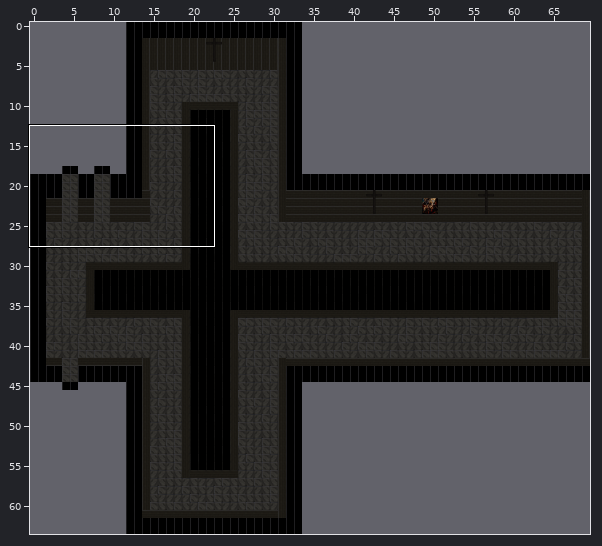
A Tiled map (JSON) gets an edit: assets/maps/map7.json. Above, an overview of the earlier version with the close-up marked.
Close-up. Before the edit:
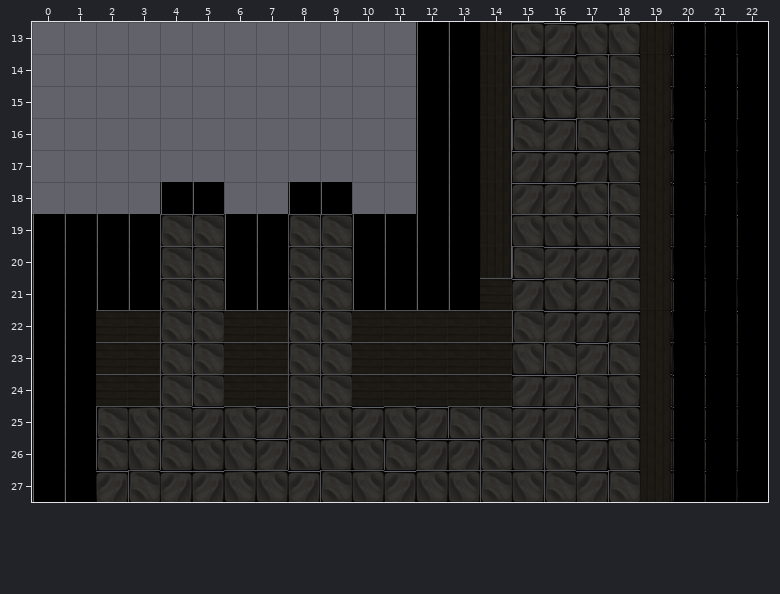
Cells are 32x32 px. Shown: x 0..22, y 13..27.
After the commit:
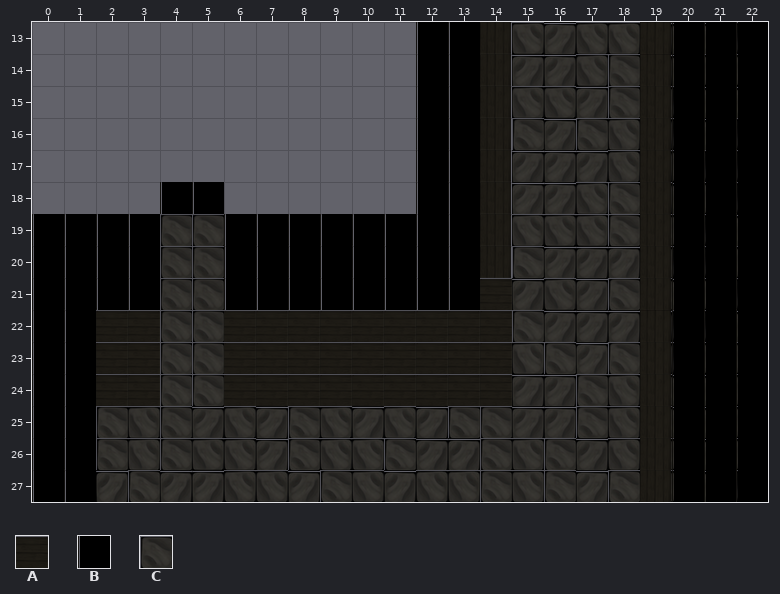
Key: from "tileset": A 1 turned 90, B 2, C 4.
_ is an empty cell, . an unchanged one.
From old to new:
--- layer "ground"
@@ x 8..9 @@
-19 CC
-20 CC
-21 CC
-22 CC
-23 CC
-24 CC
+19 __
+20 __
+21 __
+22 __
+23 __
+24 __
--- layer "walls"
@@ x 8..9 @@
-18 BB
-19 __
-20 __
-21 __
-22 __
-23 __
-24 __
+18 __
+19 BB
+20 BB
+21 BB
+22 AA
+23 AA
+24 AA
Where, in picture pixels (left, top, right, bottom), the same in both close-ups:
changed: (288, 182, 352, 406)
